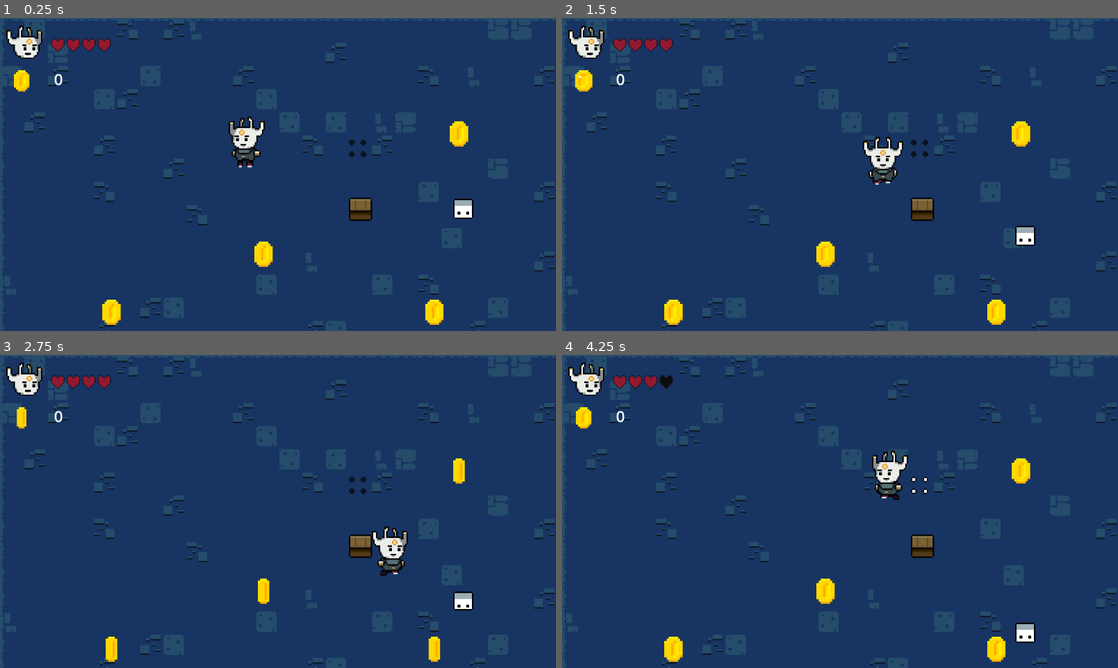
Above: before the commit, frames 1-4 (two rows, left to right).
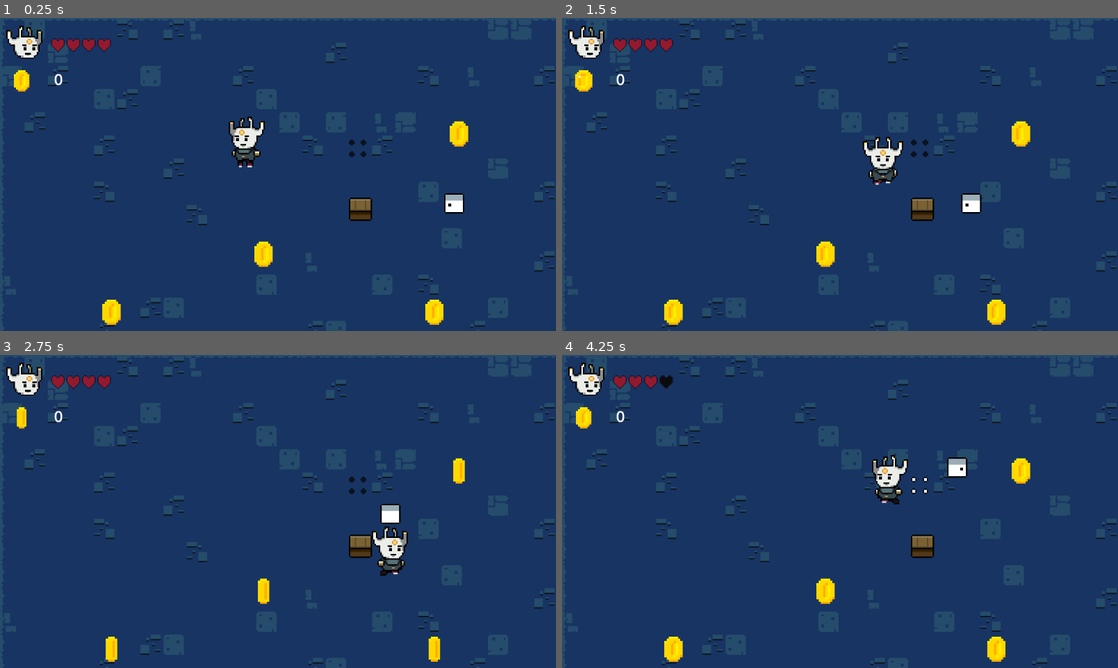
Above: after the commit, the same moments.

Repository: Larbiii-15/godot-4-RBG-2D-Game
Game: Godot game, scene res://Scenes/Levels/main_level.tscn
Two runs of this game, one before a commit and one after it. Both use one fixed random seed, a clock stepped at 60 frames per second and the inputs below.
Inputs:
- Up to frame 1 (0.25 s): no input
- Up to frame 2 (1.5 s): hold Right (ui_right) 0.53-1.28 s; hold Down (ui_down) from 1.28 s (still down)
- Up to frame 3 (2.75 s): release Down (ui_down) at 2.03 s; hold Right (ui_right) from 2.03 s (still down)
- Up to frame 4 (4.25 s): release Right (ui_right) at 2.78 s; hold Up (ui_up) 2.78-3.53 s; hold Left (ui_left) from 3.53 s (still down)

The runs differ from the first frame. In frame 1, 0.3% of the frame differs, in the area x 79-86%, y 56-65%; in frame 2, 0.5%; in frame 3, 0.5%; in frame 4, 1.1%, in the area x 55-86%, y 30-92%.

Commit message:
Coder les mvts & Changer la direction de notre ennemie aleat

Diff:
--- a/Scenes/Enemy/enemy_1.tscn
+++ b/Scenes/Enemy/enemy_1.tscn
@@ -6,6 +6,84 @@
 [sub_resource type="RectangleShape2D" id="RectangleShape2D_kcsp8"]
 size = Vector2(14, 7)
 
+[sub_resource type="Animation" id="Animation_x1enl"]
+resource_name = "Dead"
+tracks/0/type = "value"
+tracks/0/imported = false
+tracks/0/enabled = true
+tracks/0/path = NodePath("Sprite2D:frame")
+tracks/0/interp = 1
+tracks/0/loop_wrap = true
+tracks/0/keys = {
+"times": PackedFloat32Array(0, 0.1, 0.2, 0.3, 0.4, 0.5, 0.6),
+"transitions": PackedFloat32Array(1, 1, 1, 1, 1, 1, 1),
+"update": 1,
+"values": [8, 9, 10, 11, 12, 13, 14]
+}
+tracks/1/type = "value"
+tracks/1/imported = false
+tracks/1/enabled = true
+tracks/1/path = NodePath("hitbox/CollisionShape2D:disabled")
+tracks/1/interp = 1
+tracks/1/loop_wrap = true
+tracks/1/keys = {
+"times": PackedFloat32Array(0, 1),
+"transitions": PackedFloat32Array(1, 1),
+"update": 1,
+"values": [true, true]
+}
+tracks/2/type = "value"
+tracks/2/imported = false
+tracks/2/enabled = true
+tracks/2/path = NodePath("CollisionShape2D:disabled")
+tracks/2/interp = 1
+tracks/2/loop_wrap = true
+tracks/2/keys = {
+"times": PackedFloat32Array(0, 1),
+"transitions": PackedFloat32Array(1, 1),
+"update": 1,
+"values": [true, true]
+}
+
+[sub_resource type="Animation" id="Animation_03m57"]
+length = 0.001
+tracks/0/type = "value"
+tracks/0/imported = false
+tracks/0/enabled = true
+tracks/0/path = NodePath("Sprite2D:frame")
+tracks/0/interp = 1
+tracks/0/loop_wrap = true
+tracks/0/keys = {
+"times": PackedFloat32Array(0),
+"transitions": PackedFloat32Array(1),
+"update": 1,
+"values": [1]
+}
+tracks/1/type = "value"
+tracks/1/imported = false
+tracks/1/enabled = true
+tracks/1/path = NodePath("CollisionShape2D:disabled")
+tracks/1/interp = 1
+tracks/1/loop_wrap = true
+tracks/1/keys = {
+"times": PackedFloat32Array(0),
+"transitions": PackedFloat32Array(1),
+"update": 1,
+"values": [false]
+}
+tracks/2/type = "value"
+tracks/2/imported = false
+tracks/2/enabled = true
+tracks/2/path = NodePath("hitbox/CollisionShape2D:disabled")
+tracks/2/interp = 1
+tracks/2/loop_wrap = true
+tracks/2/keys = {
+"times": PackedFloat32Array(0),
+"transitions": PackedFloat32Array(1),
+"update": 1,
+"values": [false]
+}
+
 [sub_resource type="Animation" id="Animation_1mjg6"]
 resource_name = "move_down"
 length = 0.7
@@ -47,6 +125,88 @@
 "values": [false, false]
 }
 
+[sub_resource type="Animation" id="Animation_nofky"]
+resource_name = "move_left"
+length = 0.7
+loop_mode = 1
+tracks/0/type = "value"
+tracks/0/imported = false
+tracks/0/enabled = true
+tracks/0/path = NodePath("Sprite2D:frame")
+tracks/0/interp = 1
+tracks/0/loop_wrap = true
+tracks/0/keys = {
+"times": PackedFloat32Array(0, 0.3),
+"transitions": PackedFloat32Array(1, 1),
+"update": 1,
+"values": [6, 7]
+}
+tracks/1/type = "value"
+tracks/1/imported = false
+tracks/1/enabled = true
+tracks/1/path = NodePath("CollisionShape2D:disabled")
+tracks/1/interp = 1
+tracks/1/loop_wrap = true
+tracks/1/keys = {
+"times": PackedFloat32Array(0, 0.7),
+"transitions": PackedFloat32Array(1, 1),
+"update": 1,
+"values": [false, false]
+}
+tracks/2/type = "value"
+tracks/2/imported = false
+tracks/2/enabled = true
+tracks/2/path = NodePath("hitbox/CollisionShape2D:disabled")
+tracks/2/interp = 1
+tracks/2/loop_wrap = true
+tracks/2/keys = {
+"times": PackedFloat32Array(0, 0.7),
+"transitions": PackedFloat32Array(1, 1),
+"update": 1,
+"values": [false, false]
+}
+
+[sub_resource type="Animation" id="Animation_3hmvs"]
+resource_name = "move_right"
+length = 0.7
+loop_mode = 1
+tracks/0/type = "value"
+tracks/0/imported = false
+tracks/0/enabled = true
+tracks/0/path = NodePath("Sprite2D:frame")
+tracks/0/interp = 1
+tracks/0/loop_wrap = true
+tracks/0/keys = {
+"times": PackedFloat32Array(0, 0.3),
+"transitions": PackedFloat32Array(1, 1),
+"update": 1,
+"values": [4, 5]
+}
+tracks/1/type = "value"
+tracks/1/imported = false
+tracks/1/enabled = true
+tracks/1/path = NodePath("CollisionShape2D:disabled")
+tracks/1/interp = 1
+tracks/1/loop_wrap = true
+tracks/1/keys = {
+"times": PackedFloat32Array(0, 0.7),
+"transitions": PackedFloat32Array(1, 1),
+"update": 1,
+"values": [false, false]
+}
+tracks/2/type = "value"
+tracks/2/imported = false
+tracks/2/enabled = true
+tracks/2/path = NodePath("hitbox/CollisionShape2D:disabled")
+tracks/2/interp = 1
+tracks/2/loop_wrap = true
+tracks/2/keys = {
+"times": PackedFloat32Array(0, 0.7),
+"transitions": PackedFloat32Array(1, 1),
+"update": 1,
+"values": [false, false]
+}
+
 [sub_resource type="Animation" id="Animation_2nyw4"]
 resource_name = "move_up"
 length = 0.7
@@ -86,166 +246,6 @@
 "transitions": PackedFloat32Array(1, 1),
 "update": 1,
 "values": [false, false]
-}
-
-[sub_resource type="Animation" id="Animation_nofky"]
-resource_name = "move_left"
-length = 0.7
-loop_mode = 1
-tracks/0/type = "value"
-tracks/0/imported = false
-tracks/0/enabled = true
-tracks/0/path = NodePath("Sprite2D:frame")
-tracks/0/interp = 1
-tracks/0/loop_wrap = true
-tracks/0/keys = {
-"times": PackedFloat32Array(0, 0.3),
-"transitions": PackedFloat32Array(1, 1),
-"update": 1,
-"values": [6, 7]
-}
-tracks/1/type = "value"
-tracks/1/imported = false
-tracks/1/enabled = true
-tracks/1/path = NodePath("CollisionShape2D:disabled")
-tracks/1/interp = 1
-tracks/1/loop_wrap = true
-tracks/1/keys = {
-"times": PackedFloat32Array(0, 0.7),
-"transitions": PackedFloat32Array(1, 1),
-"update": 1,
-"values": [false, false]
-}
-tracks/2/type = "value"
-tracks/2/imported = false
-tracks/2/enabled = true
-tracks/2/path = NodePath("hitbox/CollisionShape2D:disabled")
-tracks/2/interp = 1
-tracks/2/loop_wrap = true
-tracks/2/keys = {
-"times": PackedFloat32Array(0, 0.7),
-"transitions": PackedFloat32Array(1, 1),
-"update": 1,
-"values": [false, false]
-}
-
-[sub_resource type="Animation" id="Animation_3hmvs"]
-resource_name = "move_right"
-length = 0.7
-loop_mode = 1
-tracks/0/type = "value"
-tracks/0/imported = false
-tracks/0/enabled = true
-tracks/0/path = NodePath("Sprite2D:frame")
-tracks/0/interp = 1
-tracks/0/loop_wrap = true
-tracks/0/keys = {
-"times": PackedFloat32Array(0, 0.3),
-"transitions": PackedFloat32Array(1, 1),
-"update": 1,
-"values": [4, 5]
-}
-tracks/1/type = "value"
-tracks/1/imported = false
-tracks/1/enabled = true
-tracks/1/path = NodePath("CollisionShape2D:disabled")
-tracks/1/interp = 1
-tracks/1/loop_wrap = true
-tracks/1/keys = {
-"times": PackedFloat32Array(0, 0.7),
-"transitions": PackedFloat32Array(1, 1),
-"update": 1,
-"values": [false, false]
-}
-tracks/2/type = "value"
-tracks/2/imported = false
-tracks/2/enabled = true
-tracks/2/path = NodePath("hitbox/CollisionShape2D:disabled")
-tracks/2/interp = 1
-tracks/2/loop_wrap = true
-tracks/2/keys = {
-"times": PackedFloat32Array(0, 0.7),
-"transitions": PackedFloat32Array(1, 1),
-"update": 1,
-"values": [false, false]
-}
-
-[sub_resource type="Animation" id="Animation_x1enl"]
-resource_name = "Dead"
-tracks/0/type = "value"
-tracks/0/imported = false
-tracks/0/enabled = true
-tracks/0/path = NodePath("Sprite2D:frame")
-tracks/0/interp = 1
-tracks/0/loop_wrap = true
-tracks/0/keys = {
-"times": PackedFloat32Array(0, 0.1, 0.2, 0.3, 0.4, 0.5, 0.6),
-"transitions": PackedFloat32Array(1, 1, 1, 1, 1, 1, 1),
-"update": 1,
-"values": [8, 9, 10, 11, 12, 13, 14]
-}
-tracks/1/type = "value"
-tracks/1/imported = false
-tracks/1/enabled = true
-tracks/1/path = NodePath("hitbox/CollisionShape2D:disabled")
-tracks/1/interp = 1
-tracks/1/loop_wrap = true
-tracks/1/keys = {
-"times": PackedFloat32Array(0, 1),
-"transitions": PackedFloat32Array(1, 1),
-"update": 1,
-"values": [true, true]
-}
-tracks/2/type = "value"
-tracks/2/imported = false
-tracks/2/enabled = true
-tracks/2/path = NodePath("CollisionShape2D:disabled")
-tracks/2/interp = 1
-tracks/2/loop_wrap = true
-tracks/2/keys = {
-"times": PackedFloat32Array(0, 1),
-"transitions": PackedFloat32Array(1, 1),
-"update": 1,
-"values": [true, true]
-}
-
-[sub_resource type="Animation" id="Animation_03m57"]
-length = 0.001
-tracks/0/type = "value"
-tracks/0/imported = false
-tracks/0/enabled = true
-tracks/0/path = NodePath("Sprite2D:frame")
-tracks/0/interp = 1
-tracks/0/loop_wrap = true
-tracks/0/keys = {
-"times": PackedFloat32Array(0),
-"transitions": PackedFloat32Array(1),
-"update": 1,
-"values": [1]
-}
-tracks/1/type = "value"
-tracks/1/imported = false
-tracks/1/enabled = true
-tracks/1/path = NodePath("CollisionShape2D:disabled")
-tracks/1/interp = 1
-tracks/1/loop_wrap = true
-tracks/1/keys = {
-"times": PackedFloat32Array(0),
-"transitions": PackedFloat32Array(1),
-"update": 1,
-"values": [false]
-}
-tracks/2/type = "value"
-tracks/2/imported = false
-tracks/2/enabled = true
-tracks/2/path = NodePath("hitbox/CollisionShape2D:disabled")
-tracks/2/interp = 1
-tracks/2/loop_wrap = true
-tracks/2/keys = {
-"times": PackedFloat32Array(0),
-"transitions": PackedFloat32Array(1),
-"update": 1,
-"values": [false]
 }
 
 [sub_resource type="AnimationLibrary" id="AnimationLibrary_57i2r"]
@@ -283,3 +283,9 @@
 [node name="CollisionShape2D" type="CollisionShape2D" parent="hitbox"]
 shape = SubResource("CircleShape2D_t1fkw")
 debug_color = Color(0.941176, 0.109804, 0.533333, 0.419608)
+
+[node name="Timer" type="Timer" parent="."]
+wait_time = 2.0
+autostart = true
+
+[connection signal="timeout" from="Timer" to="." method="_on_timer_timeout"]
--- a/Scripts/Enemy/enemy_1.gd
+++ b/Scripts/Enemy/enemy_1.gd
@@ -1 +1,9 @@
 extends entity_movement
+
+func _ready():
+	random_direction() # on appelle la fonction random ici de la script entity.gd
+# Timer : Nouveau node --> en fin de la décomptage, on va actionner on va appeler notre fonction random direction
+
+func _on_timer_timeout():
+	random_direction()
+	$Timer.start()    # On va relancer le time start qui va créer une boucle qui va donc à chaque fois changer la direction de notre personnage
--- a/Scripts/Entity/entity.gd
+++ b/Scripts/Entity/entity.gd
@@ -24,25 +24,45 @@
 
 	move_and_slide()
 
+func random_direction():
+	dir = randi() % 4 + 1 # fonction qui permette de générer une suite de nombrs entier entre 0 et 4 // le plus 1 permettre de soustraire le zéro.
+	print(dir)
+	random_mouvement()
+
+func random_mouvement():
+	match dir:  # match statement
+		1:
+			current_states = enemy_states.MOVELEFT
+		2:
+			current_states = enemy_states.MOVERIGHT
+		3:
+			current_states = enemy_states.MOVEUP
+		4:
+			current_states = enemy_states.MOVEDOWN
+
 func move_down(delta):
 	Vector2.DOWN # pour que notre ennemie bouge sans le contrôler
 	velocity.y += speed * delta  # bouge sur l'axe vertical Y et multipler par delta pour contrôler la vitesse de notre ennemie
 	velocity.y = clamp(-speed, 15 , speed)  # pour mettre une limite à la vitesse pour qu'il ne dépasse pas
+	velocity.x = 0 # sinon l'ennemi reste se déplace d'une sorte diagonale bizarre.
 	$anim.play("move_down")
 func move_up(delta):
-	Vector2.UP # pour que notre ennemie bouge sans le contrôler
-	velocity.y -= speed * delta  # bouge sur l'axe vertical Y et multipler par delta pour contrôler la vitesse de notre ennemie
-	velocity.y = clamp(speed, 15 , -speed)  # pour mettre une limite à la vitesse pour qu'il ne dépasse pas
+	Vector2.UP
+	velocity.y -= speed * delta
+	velocity.y = clamp(speed, 15 , -25)
+	velocity.x = 0
 	$anim.play("move_up")
 
 func move_left(delta):
-	Vector2.LEFT # pour que notre ennemie bouge sans le contrôler
-	velocity.x -= speed * delta  # bouge sur l'axe vertical Y et multipler par delta pour contrôler la vitesse de notre ennemie
-	velocity.x = clamp(speed, 15 , -speed)  # pour mettre une limite à la vitesse pour qu'il ne dépasse pas
+	Vector2.LEFT
+	velocity.x -= speed * delta
+	velocity.x = clamp(speed, 15 , -25)
+	velocity.y = 0
 	$anim.play("move_left")
 
 func move_right(delta):
-	Vector2.RIGHT # pour que notre ennemie bouge sans le contrôler
-	velocity.x += speed * delta  # bouge sur l'axe vertical Y et multipler par delta pour contrôler la vitesse de notre ennemie
-	velocity.x = clamp(-speed, 15 , speed)  # pour mettre une limite à la vitesse pour qu'il ne dépasse pas
+	Vector2.RIGHT
+	velocity.x += speed * delta
+	velocity.x = clamp(-speed, 15 , speed)
+	velocity.y = 0
 	$anim.play("move_right")
